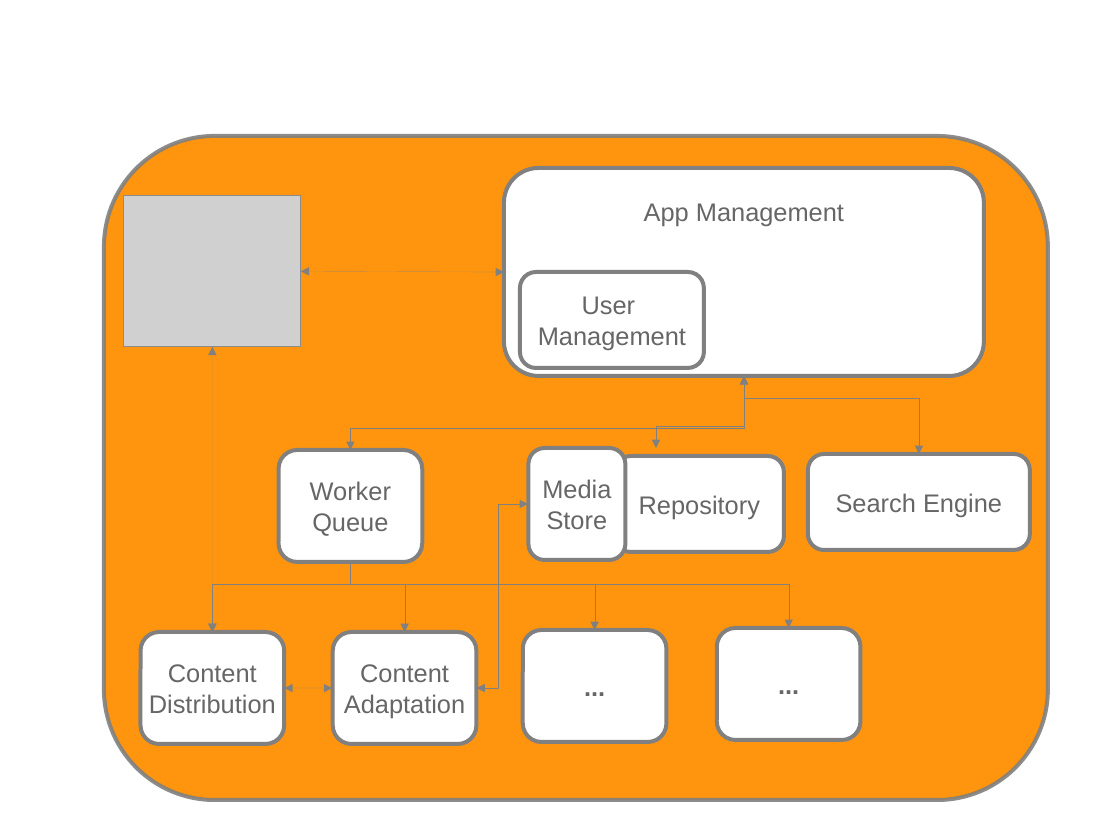
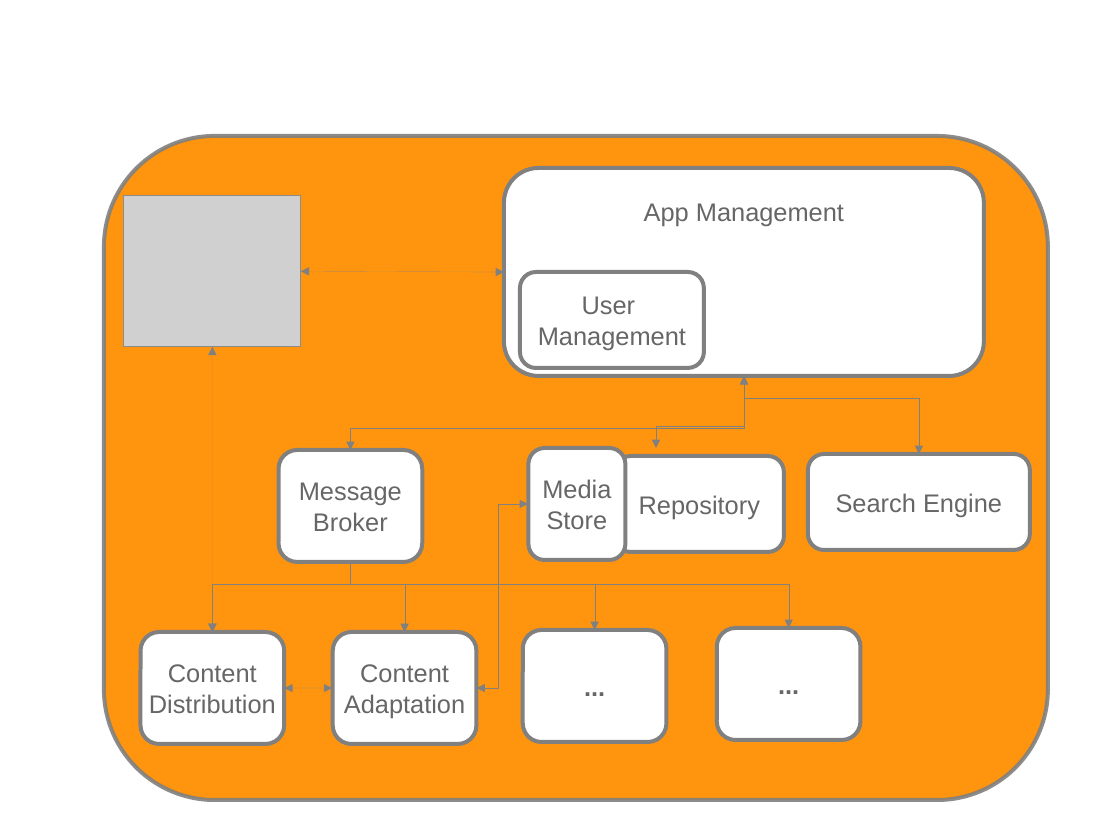
Before and after one commit to abdul7383/cccd, a slide deck: slide 1 of doc/img/arch_overview.odp. Drawn at 1120x840 pixels with LibreOffice and Linux fonts; fonts in the diff are those of the drawing; grey boxes stand for pictures. Boxes give left, top, right and bottom in pixels: in the first picture for what was removed or moved away, otherwise in the second. Text is boxed around its words. In the diff, an @@ line names an element or a change of style, - is before the commit and + after.

```diff
--- a/doc/img/arch_overview.odp
+++ b/doc/img/arch_overview.odp
@@ text in rounded rectangle at <box>299,482,402,531</box>: text changed @@
-Worker
-Queue
+Message
+Broker
```
Also in this commit, not shown: 58 other files.
